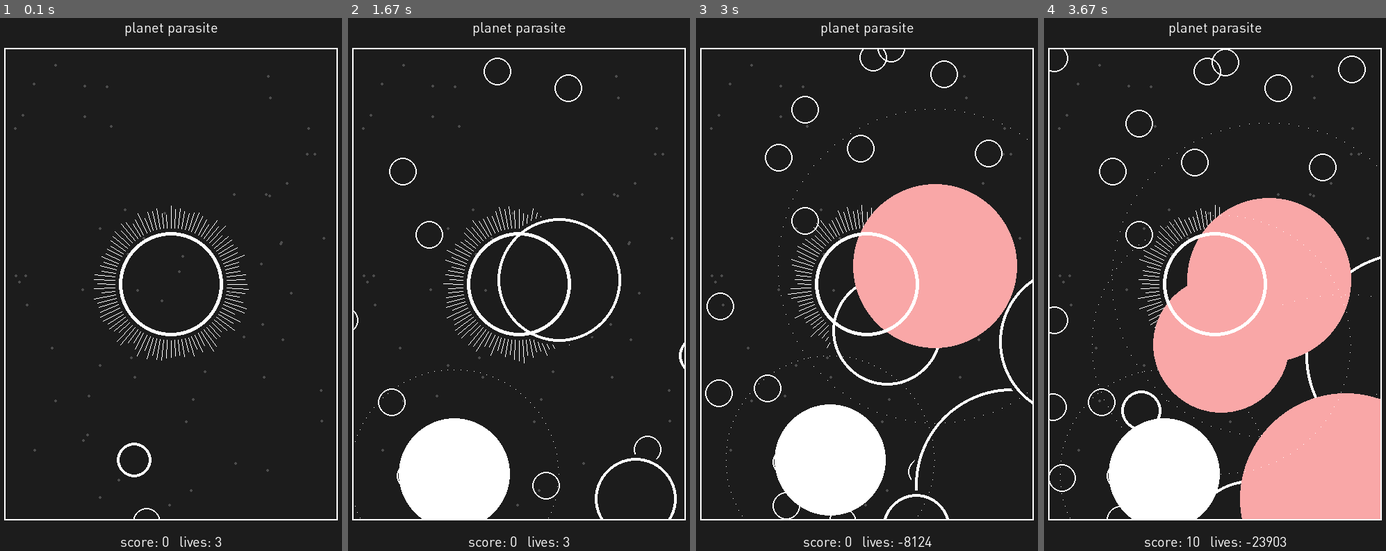
Above: before the commit, frames 1-4 (left to right).
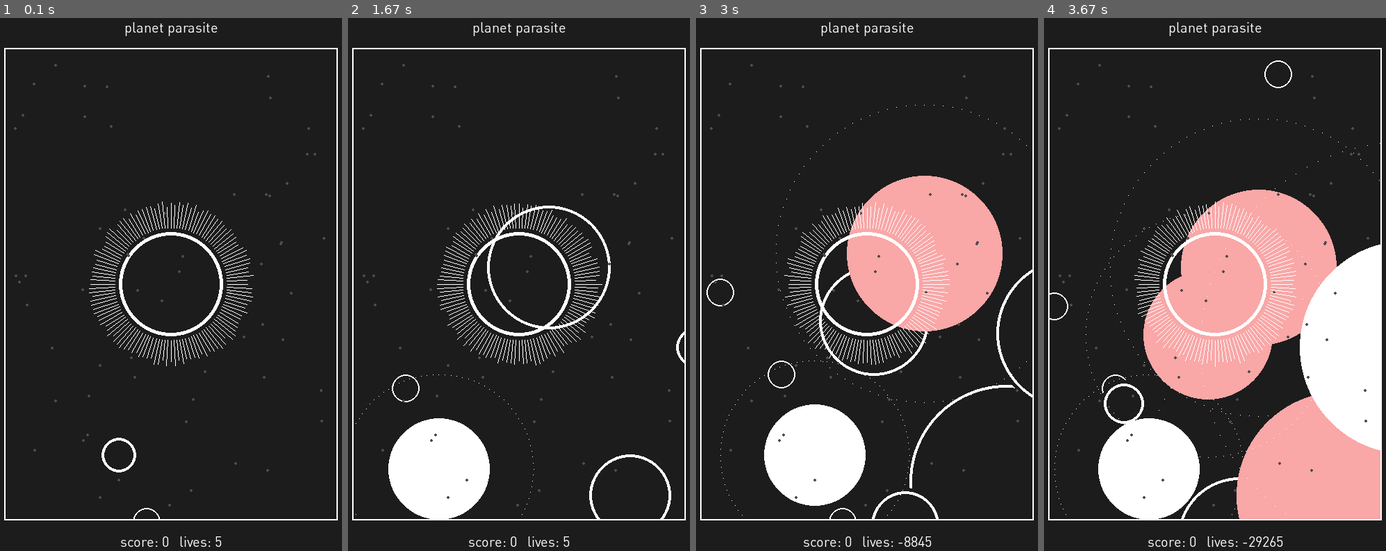
Above: after the commit, the same moments.

Repository: selenazhen/planetParasite
Game: pygame game, started from Game.py
Same seed, same stepped clock (60 frames per second), same inputs: the game is played once before the commit and once after it.
Inputs:
- Up to frame 1 (0.1 s): no input
- Up to frame 2 (1.67 s): hold Right 0.33-0.8 s; hold Up 0.83-1.13 s; hold Right 1.17-1.63 s
- Up to frame 3 (3 s): hold Left 1.67-2.2 s; hold Down 2.23-2.53 s; hold Left 2.57-2.97 s
- Up to frame 4 (3.67 s): hold Up 3-3.37 s; hold Right from 3.4 s (still down)

The runs differ from the first frame. In frame 1, 1.6% of the frame differs, in the area x 26-75%, y 34-100%; in frame 2, 4.9%; in frame 3, 8.3%; in frame 4, 14%, in the area x 1-99%, y 5-100%.

Commit message:
update dec 5 917pm

Diff:
--- /dev/null
+++ b/Captured.py
@@ -0,0 +1,33 @@
+
+'''
+Parasite.py
+
+implements the Parasite class
+'''
+import pygame
+import random
+import math
+from gVariables import *
+
+
+
+class Captured(pygame.sprite.Sprite):
+    def __init__(self,cx,cy):
+        pygame.sprite.Sprite.__init__(self)
+        self.image = pygame.Surface((screenWidth,screenHeight),pygame.SRCALPHA)
+        self.coordsX = screenWidth//2 #keep circle centered on middle of image surface
+        self.coordsY = screenHeight//2
+        self.rect = self.image.get_rect()
+        self.radius = planetSize
+        self.speed = -2
+
+    def getSpeed(self):
+        return random.randrange(3, 10)
+
+    def update(self):
+        self.coordsX += self.speed
+        self.coordsY += self.speed
+        pygame.draw.circle(self.image, CHARCOAL,(self.coordsX,self.coordsY),
+                            planetSize+2)
+        pygame.draw.circle(self.image, PINK,(self.coordsX,self.coordsY),
+                            planetSize, 2)
--- a/Dotted.py
+++ /dev/null
@@ -1,55 +0,0 @@
-
-'''
-Dotted.py
-
-implements the Dotted class
-Lukas Peraza, 2015 for 15-112 Pygame Lecture
-'''
-import pygame
-import random
-import math
-from gVariables import *
-
-
-class Dotted(pygame.sprite.Sprite):
-
-
-    def __init__(self,lenInner):
-        pygame.sprite.Sprite.__init__(self)
-
-        #randomize position with posX and posY
-        posX = random.randrange(0,2*screenWidth)
-        posY = random.randrange(0,2*screenHeight)
-        #find location of image surface
-        imageX = posX+planetSize*2
-        imageY = posY+planetSize*2
-        self.image = pygame.Surface((imageX,imageY),pygame.SRCALPHA)
-        self.coordsX = imageX//2 #keep circle centered on middle of image surface
-        self.coordsY = imageY//2
-        self.rect = self.image.get_rect()
-        self.radius = planetSize-5
-        # pygame.draw.circle(self.image, ORANGE, self.rect.center, self.radius)
-        # pygame.draw.circle(self.image, WHITE,(self.coordsX,self.coordsY),
-                            # planetSize, 2) #testing circle
-        pygame.draw.circle(self.image, WHITE,(self.coordsX,self.coordsY),
-                            planetSize)
-        # pygame.draw.circle(self.image, WHITE,(self.coordsX,self.coordsY),
-        #                     planetSize*3,1)
-        self.divisions = 100
-        self.lenInner = 10
-        self.lenOutter = 30
-        self.dir = 'out'
-
-
-    def update(self,x):
-        self.lenOutter = self.lenOutter + x #expand
-        if self.lenOutter > 50: self.dir = 'in'
-        for div in range(self.divisions):
-            divAngle = div*((math.pi*2)/self.divisions)
-            outerDivX = self.coordsX + ((self.lenOutter) * math.cos(divAngle))
-            outerDivY = self.coordsY + ((self.lenOutter) * math.sin(divAngle))
-            innerDivX = self.coordsX + ((self.lenOutter) * math.cos(divAngle))
-            innerDivY = self.coordsY + ((self.lenOutter) * math.sin(divAngle))
-            pygame.draw.line(self.image,WHITE,(innerDivX,innerDivY), (outerDivX, outerDivY), 1)
-
-        print ('expanding')
--- a/Game.py
+++ b/Game.py
@@ -4,9 +4,10 @@
 from pygamegame import PygameGame
 from Planet import Planet
 from Parasite import Parasite
-from Tentacles import Tentacles
+from Tentacles import Tentacle
 from Inhabited import Inhabited
 from Star import Star
+from Captured import Captured
 
 from gVariables import *
 
@@ -22,8 +23,9 @@
 
         self.planetGroup = pygame.sprite.Group()
         self.parasite = pygame.sprite.Group()
-        self.tentacleGroup = pygame.sprite.Group()
 
+        #for static tentacles
+        # self.tentacleGroup = pygame.sprite.Group()
         # tentacleGroupNew = Tentacles()
         # self.tentacleGroup.add(tentacleGroupNew)
 
@@ -37,6 +39,12 @@
             starNew = Star()
             self.starGroup.add(starNew)
 
+        #tentacle variables
+        self.divisions = 120
+        self.tentaclesMin = 35
+        self.tentaclesMax = 45
+
+        self.capturedGroup = pygame.sprite.Group()
     def keyPressed(self, code, mod):
         pass
 
@@ -61,11 +69,10 @@
             print ('new uninhabited')
 
         #bounding box
-        # pygame.draw.rect(screen, WHITE,(self.borderX0, self.borderY0,
-        #                 self.width*3, self.height*3),2)
+        # pygame.draw.rect(screen, WHITE,(self.borderX0, self.borderY0, self.width*3, self.height*3),2)
 
         #add a planet every so often
-        if self.frameCount % 7 == 0:
+        if self.frameCount % 30 == 0:
             planet = Planet()
             self.planetGroup.add(planet)
             print ('new planet')
@@ -76,6 +83,8 @@
             for capturedPlanet in collisionPlanetsList:
                 self.planetGroup.remove(capturedPlanet)
                 self.score += 10
+                capturedNew = Captured(self.width//2,self.height//2)
+                self.capturedGroup.add(capturedNew)
             collisionInhabitedList = pygame.sprite.spritecollide(parasite,self.formedInhabitedGroup,  False,
                             pygame.sprite.collide_circle)
             for hitInhabited in collisionInhabitedList:
@@ -83,34 +92,22 @@
                 # self.formedInhabitedGroup.remove(hitInhabited) #remove inhabited if you want to
                 self.lives -= 1
 
-        # for tentacle in self.tentacleGroup:
-        #     collisionTentaclesList = pygame.sprite.spritecollide(tentacle,self.planetGroup,  False,
-        #                     pygame.sprite.collide_circle)
-        #     for capturedPlanet in collisionTentaclesList:
-        #         self.planetGroup.remove(capturedPlanet)
-        #         self.score += 10
-        #
-        #     collisionInhabitedList = pygame.sprite.spritecollide(tentacle,self.formedInhabitedGroup,  False,
-        #                     pygame.sprite.collide_circle)
-        #     for hitInhabited in collisionInhabitedList:
-        #         self.tentacleGroup.remove(tentacle)
-        #         hitInhabited.stopUpdating(PINK) #turn the hit inhabited planet pink for right now
-        #         # self.formedInhabitedGroup.remove(hitInhabited) #remove inhabited if you want to
-        #         self.lives -= 1
 
-        parasiteNew = Parasite()
-        self.parasite.add(parasiteNew)
-
-        self.divisions = 100
-        for div in range(self.divisions):
-            divAngle = div*((math.pi*2)/self.divisions)
-            self.length = random.randrange(25,40)
-            outerDivX = self.width//2 + ((parasiteSize+self.length) * math.cos(divAngle))
-            outerDivY = self.height//2 + ((parasiteSize+self.length) * math.sin(divAngle))
-            innerDivX = self.width//2 + ((parasiteSize+6) * math.cos(divAngle))
-            innerDivY = self.height//2 + ((parasiteSize+6) * math.sin(divAngle))
-            tentacleNew = pygame.draw.line(self.screen,WHITE,(innerDivX,innerDivY), (outerDivX, outerDivY), 1)
-            # self.tentacleGroup.add(tentacleNew)
+        #change length of tentacles based on lives
+        if self.lives == 4:
+            self.tentaclesMin = 25
+            self.tentaclesMax = 35
+        if self.lives == 3:
+            self.tentaclesMin = 15
+            self.tentaclesMax = 25
+        if self.lives == 2:
+            self.tentaclesMin = 5
+            self.tentaclesMax = 15
+        if self.lives == 1:
+            self.tentaclesMin = 1
+            self.tentaclesMax = 5
+        if self.lives == 1:
+            self.playing = False
 
         # tentacleGroupNew = Tentacles()
         # self.tentacleGroup.add(tentacleGroupNew)
@@ -119,7 +116,6 @@
         for inhabited in self.inhabitedGroup:
             #if inhabited planet gets larger than a certain size
             if (inhabited.inhabitedSize >= .15*min(inhabited.imageX,inhabited.imageY)):
-                # print ('its too big')
                 inhabited.stopUpdating(WHITE)
                 inhabited.dotted()
                 self.formedInhabitedGroup.add(inhabited)
@@ -127,12 +123,53 @@
             else:
                 inhabited.update()
 
-        self.starGroup.draw(screen)
+        # self.capturedGroup.update()
+        # for captured in self.capturedGroup:
+        #     # captured.update()
+        #     # captured.coordsX = captured.coordsX + captured.speed
+        #     # captured.coordsY = captured.coordsY + captured.speed
+        #     # if coordsX and coordsY are at the length of the radius of parasite
+        #     # print (captured.coordsX,captured.coordsY)
+        #     angle = math.atan(captured.coordsY/captured.coordsX)
+        #     if captured.speed > 0:
+        #         length = (captured.coordsY-self.height//2)/math.sin(angle)
+        #         if (length >= parasiteSize-(1.5*planetSize)):
+        #             print ('its longer')
+        #             captured.speed *= -1
+        #     elif captured.speed < 0:
+        #         length = (self.height//2-captured.coordsY)/math.sin(angle)
+        #         if (length >= parasiteSize-(1.5*planetSize)):
+        #             print ('its longer')
+        #             captured.speed *= -1
+        #     print (angle,length)
+
+
+
+        parasiteNew = Parasite()
+        self.parasite.add(parasiteNew)
+
+
+        self.parasite.update(self.tentaclesMax-7) #reduce radius by a few pixels to get make appearance better
+
+        self.capturedGroup.draw(screen)
         self.planetGroup.draw(screen)
         self.inhabitedGroup.draw(screen)
         self.formedInhabitedGroup.draw(screen)
         self.parasite.draw(screen)
-        self.tentacleGroup.draw(screen)
+
+        # self.tentacleGroup.draw(screen)
+        self.starGroup.draw(screen)
+
+        for div in range(self.divisions):
+            divAngle = div*((math.pi*2)/self.divisions)
+            self.length = random.randrange(self.tentaclesMin,self.tentaclesMax)
+            outerDivX = self.width//2 + ((parasiteSize+self.length) * math.cos(divAngle))
+            outerDivY = self.height//2 + ((parasiteSize+self.length) * math.sin(divAngle))
+            innerDivX = self.width//2 + ((parasiteSize+6) * math.cos(divAngle))
+            innerDivY = self.height//2 + ((parasiteSize+6) * math.sin(divAngle))
+            pygame.draw.line(self.screen,WHITE,(innerDivX,innerDivY), (outerDivX, outerDivY), 1)
+            # tentacleNew = Tentacle(innerDivX,innerDivY,outerDivX,outerDivY)
+            # self.tentacleGroup.add(tentacleNew)
 
         pygame.draw.rect(screen, CHARCOAL,(0, 0, w, m)) #border top rect
         pygame.draw.rect(screen, CHARCOAL,(0, 0, m, h)) #border bottom rect
--- a/Inhabited.py
+++ b/Inhabited.py
@@ -17,8 +17,8 @@
         pygame.sprite.Sprite.__init__(self)
 
         #randomize position with posX and posY
-        posX = random.randrange(300,2*screenWidth)
-        posY = random.randrange(300,2*screenHeight)
+        posX = random.randrange(250,2*screenWidth)
+        posY = random.randrange(250,2*screenHeight)
         # posX = random.randrange(0,2*screenWidth)
         # posY = random.randrange(0,2*screenHeight)
         #find location of image surface
@@ -42,10 +42,6 @@
         self.rect.centery = self.rect.centery + yMove
 
     def dotted(self):
-        # if self.radius > self.imageX:
-        #     self.radius = self.imageX//2
-        # if self.radius > self.imageY:
-        #     self.radius = self.imageY//2
         self.radius = self.inhabitedSize*2
         for div in range(self.divisions):
             # self.length = random.randrange(25,40)
--- a/Parasite.py
+++ b/Parasite.py
@@ -16,10 +16,12 @@
         self.image = pygame.Surface((screenWidth,screenHeight),pygame.SRCALPHA)
         self.coordsX = screenWidth//2
         self.coordsY = screenHeight//2
-        self.radius = parasiteSize - 2
+        self.radius = parasiteSize
         self.rect = self.image.get_rect()
         # pygame.draw.circle(self.image, PINK, self.rect.center, self.radius)
         # pygame.draw.circle(self.image, CHARCOAL,(screenWidth//2,screenHeight//2),
         #                     self.radius)
         pygame.draw.circle(self.image, WHITE,(screenWidth//2,screenHeight//2),
                             parasiteSize, 5)
+    def update(self, tentacleRadius):
+        self.radius = parasiteSize + tentacleRadius
--- a/Planet.py
+++ b/Planet.py
@@ -27,6 +27,8 @@
         self.rect = self.image.get_rect()
         self.radius = planetSize-2
         # pygame.draw.circle(self.image, RED, self.rect.center, self.radius)
+        pygame.draw.circle(self.image, CHARCOAL,(self.coordsX,self.coordsY),
+                            planetSize+5) #testing circle
         pygame.draw.circle(self.image, WHITE,(self.coordsX,self.coordsY),
                             planetSize, 2) #testing circle
         # self.image = pygame.image.load('img/planet1.png').convert_alpha()
--- a/Tentacles.py
+++ b/Tentacles.py
@@ -42,30 +42,16 @@
 #         # self.image = pygame.Surface((screenWidth,screenHeight),pygame.SRCALPHA
 
 
-class Tentacles(pygame.sprite.Sprite):
+class Tentacle(pygame.sprite.Sprite):
 
-    def __init__(self):
+    def __init__(self,innerDivX,innerDivY,outerDivX,outerDivY):
         pygame.sprite.Sprite.__init__(self)
         self.image = pygame.Surface((screenWidth,screenHeight),pygame.SRCALPHA)
         self.coordsX = screenWidth//2
         self.coordsY = screenHeight//2
         self.radius = parasiteSize + 40
         self.rect = self.image.get_rect()
-        # pygame.draw.circle(self.image, PINK, self.rect.center, self.radius)
-        # pygame.draw.circle(self.image, WHITE,(screenWidth//2,screenHeight//2),
-                            # parasiteSize, 5)
-        self.divisions = 100
-        # self.length = 30
-        for div in range(self.divisions):
-            divAngle = div*((math.pi*2)/self.divisions)
-            self.length = random.randrange(25,40)
-            outerDivX = self.coordsX + ((parasiteSize+self.length) * math.cos(divAngle))
-            outerDivY = self.coordsY + ((parasiteSize+self.length) * math.sin(divAngle))
-            innerDivX = self.coordsX + ((parasiteSize+6) * math.cos(divAngle))
-            innerDivY = self.coordsY + ((parasiteSize+6) * math.sin(divAngle))
-            pygame.draw.line(self.image,WHITE,(innerDivX,innerDivY), (outerDivX, outerDivY), 1)
-            # pygame.draw.line(self.image,PINK,(self.coordsX,self.coordsY), (outerDivX, outerDivY), 1)
-            # pygame.draw.line(self.image,WHITE,(self.coordsX,self.coordsY), (innerDivX, innerDivY), 1)
+        pygame.draw.line(self.image,WHITE,(innerDivX,innerDivY), (outerDivX, outerDivY), 1)
 
     # def move(self,length):
     #     print ('its moving')
--- a/movingSprites.py
+++ b/movingSprites.py
@@ -1,3 +1,6 @@
+
+TESTING CODE FOR FEATURES, IGNORE FILE
+
 # """
 # Sample Python/Pygame Programs
 # Simpson College Computer Science
--- a/pygamegame.py
+++ b/pygamegame.py
@@ -7,7 +7,7 @@
 import random
 from pygame.locals import *
 from gVariables import *
-from Tentacles import Tentacles
+from Tentacles import Tentacle
 
 class PygameGame(object):
 
@@ -42,6 +42,7 @@
 
     def __init__(self, width=screenWidth, height=screenHeight, fps=50, title="PLANET PARASITE"):
         self.width, self.height = width, height
+        self.playing = False
         self.margin= self.width//10
         self.fps = fps
         self.title = title
@@ -56,7 +57,8 @@
         self.borderY0 = -self.height
         self.collisions = 0
         self.keyCont = False
-        self.lives = 3
+        self.lives = 5
+
         pygame.init()
 
     def run(self):
@@ -71,12 +73,12 @@
 
         # call game-specific initialization
         self.init()
-        playing = True
+        self.playing = True
 
         left = False
         right = False
 
-        while playing:
+        while self.playing:
             for event in pygame.event.get():
                 if event.type == pygame.QUIT:
                     pygame.quit()
